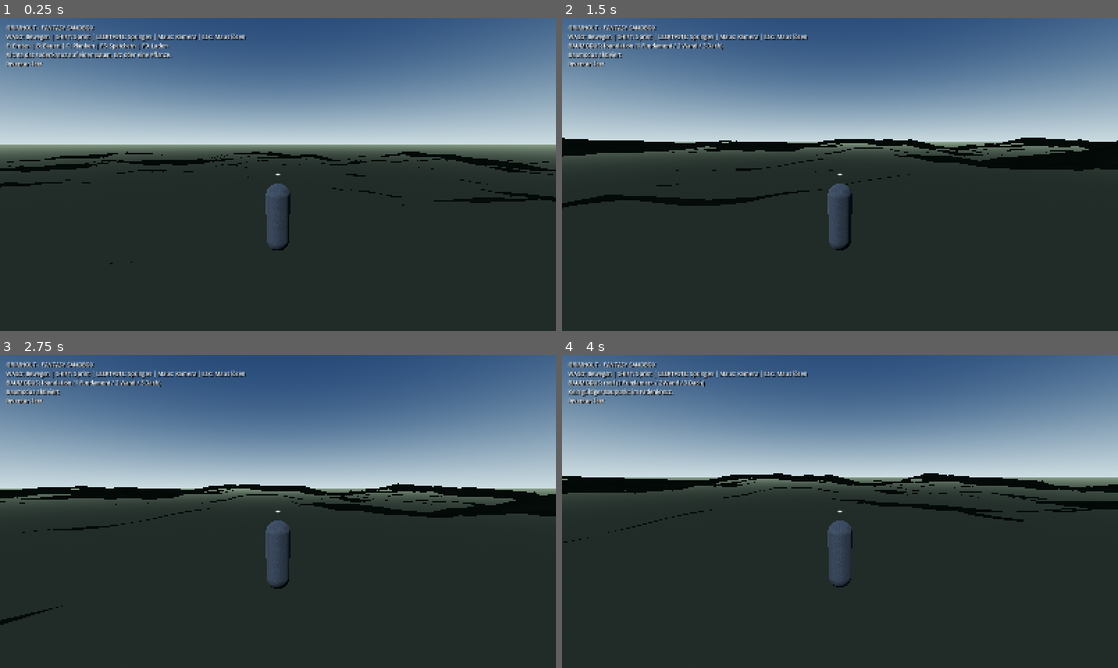
Above: before the commit, frames 1-4 (two rows, left to right).
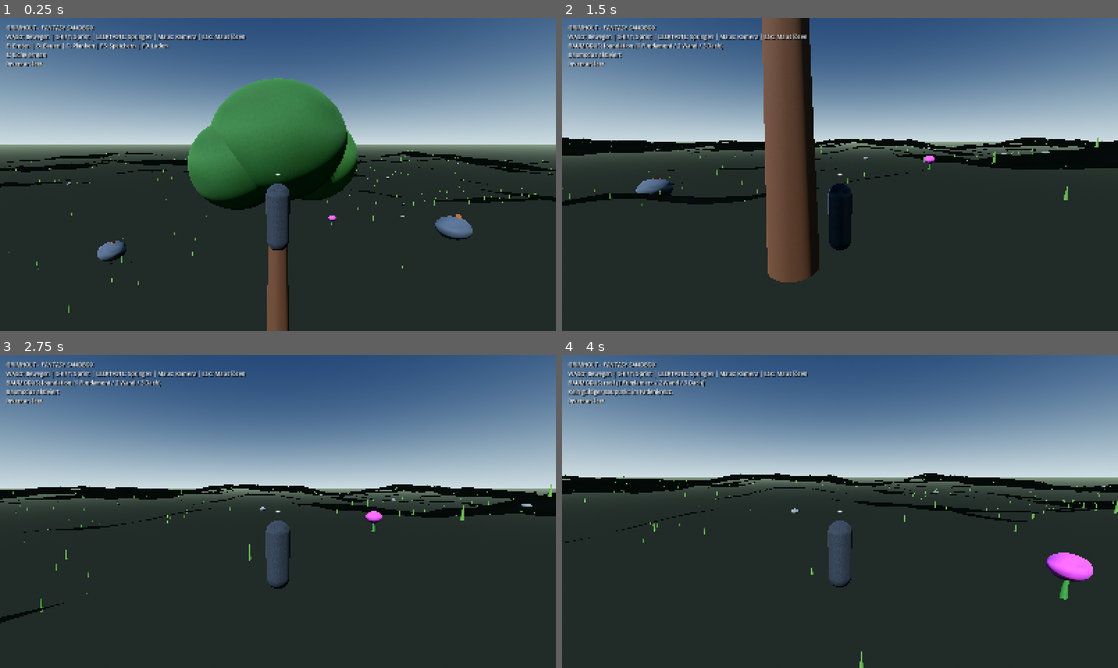
Above: after the commit, the same moments.

Repository: HazelTheSquirrel/Grimholt-Test
Game: Godot game, scene res://scenes/main.tscn
Two runs of this game, one before a commit and one after it. Both use one fixed random seed, a clock stepped at 60 frames per second and the inputs below.
Inputs (mouse positions are in pixels of both pictures, inside the frame that each line leads up to):
- Up to frame 1 (0.25 s): no input
- Up to frame 2 (1.5 s): tap Enter at 0.5 s; move the mouse to (867, 174) at 0.52 s; hold W (move_forward) from 0.53 s (still down); tap E at 0.6 s; click (867, 174) at 0.67 s; tap Space at 0.77 s; move the mouse to (812, 174) at 1.27 s; tap B at 1.35 s
- Up to frame 3 (2.75 s): keep holding W (move_forward); tap Space at 1.52 s; move the mouse to (289, 505) at 2.02 s; tap 1 at 2.1 s
- Up to frame 4 (4 s): keep holding W (move_forward); move the mouse to (834, 517) at 2.77 s; tap 2 at 2.85 s; click (834, 517) at 2.92 s; tap Space at 3.02, 3.77 s; move the mouse to (878, 514) at 3.52 s; tap 3 at 3.6 s

The runs differ from the first frame. In frame 1, 11% of the frame differs, in the area x 0-100%, y 10-100%; in frame 2, 9.3%; in frame 3, 0.9%; in frame 4, 1.6%.
Error before the commit: Parse Error: Identifier "ConeMesh" not declared in the current scope. (res://scripts/world/resource_node.gd:78)

Commit message:
Fix unsupported ConeMesh in spruce visuals

Diff:
--- a/Grimholt/scripts/world/resource_node.gd
+++ b/Grimholt/scripts/world/resource_node.gd
@@ -75,9 +75,9 @@
         var foliage := _textured_material(foliage_color, 0.07)
         if display_name == "Fichte":
             for tier_index in range(4):
-                var tier := ConeMesh.new()
+                var tier := CylinderMesh.new()
                 tier.bottom_radius = 2.5 - float(tier_index) * 0.38
-                tier.top_radius = 0.05
+                tier.top_radius = 0.0
                 tier.height = 2.8
                 _add_mesh(tier, "SpruceTier%d" % tier_index, Vector3(0, 4.8 + float(tier_index) * 1.15, 0), foliage)
         elif display_name == "Birke":
